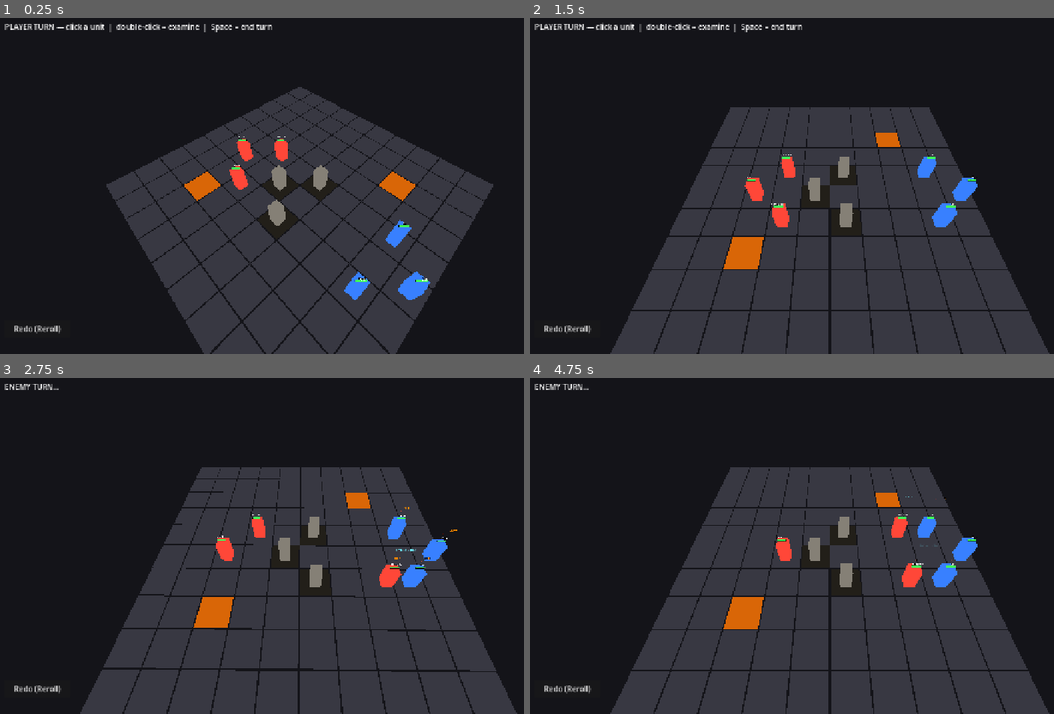
Above: before the commit, frames 1-4 (two rows, left to right).
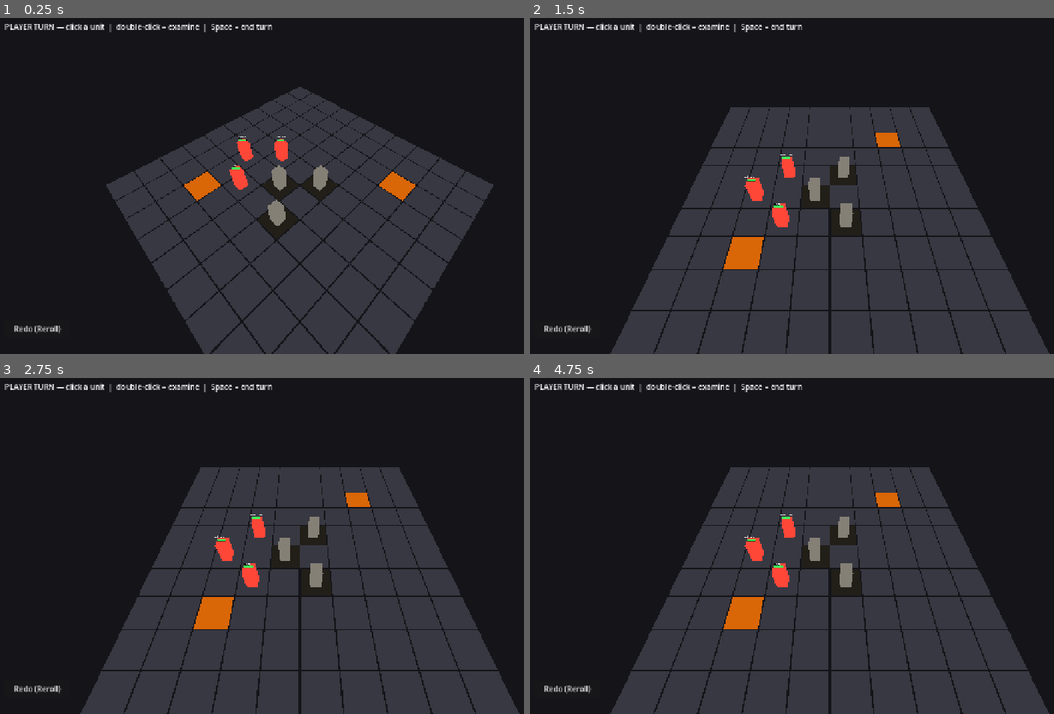
Above: after the commit, the same moments.

Repository: caleb-the-dev/RogueFinder
Game: Godot game, scene res://scenes/combat/CombatScene3D.tscn
The game is run twice, just before and just after one commit, with the same random seed, the same clock (stepped at 60 frames per second) and the same inputs. This scene is started directly instead of the project's main scene. The engine's default icon, where the game draws it, is replaced by a stand-in: a white triangle on a blue panel in a dark square.
Inputs (mouse positions are in pixels of both pictures, inside the frame that each line leads up to):
- Up to frame 1 (0.25 s): no input
- Up to frame 2 (1.5 s): click "Redo (Reroll)" at 0.5 s; tap A at 1.25 s; move the mouse to (959, 169) at 1.27 s; hold Right from 1.28 s (still down); tap Q at 1.35 s; click (959, 169) at 1.42 s
- Up to frame 3 (2.75 s): tap Space at 1.52 s; release Right at 2 s; click (262, 559) at 2 s, where only the run before the commit has a clickable "End Turn"
- Up to frame 4 (4.75 s): tap A at 2.75, 3.5, 4.25 s; drag from (708, 562) to (802, 613) at 2.77 s; move the mouse to (891, 472) at 3.52 s; hold Right 3.53-4.25 s; tap M at 3.6 s; drag from (802, 613) to (650, 495) at 4.27 s

The runs differ from the first frame. In frame 1, 0.7% of the frame differs, in the area x 44-83%, y 35-84%; in frame 2, 0.7%; in frame 3, 4.6%, in the area x 1-100%, y 1-100%; in frame 4, 2.3%.

Commit message:
feat(combat): Slice 3 — party-driven spawning, permadeath, and post-combat write-back
GameState.party now drives player unit spawning. Unit3D.setup() seeds from
current_hp/energy instead of max. _attr_snapshots records attribute baselines
and restores them at combat end (both win/defeat). Permadeath sets is_dead and
saves immediately. Victory writes hp/energy back to the party resource.

Co-Authored-By: Claude Sonnet 4.6 <noreply@anthropic.com>

Diff:
--- a/rogue-finder/scripts/combat/CombatManager3D.gd
+++ b/rogue-finder/scripts/combat/CombatManager3D.gd
@@ -44,6 +44,8 @@
 var _aoe_origin:     Vector2i           = Vector2i(-1, -1)  ## aimed cell for AoE abilities
 var _travel_effect:  EffectData         = null   ## stored while awaiting destination pick
 var _hovered_cell:   Vector2i           = Vector2i(-1, -1)  ## last cell under mouse (cone preview)
+
+var _attr_snapshots: Dictionary         = {}  ## per-unit attribute baseline; restored at combat end
 
 var _grid:           Grid3D             = null
 var _camera_rig:     CameraController   = null
@@ -100,31 +102,29 @@
 func _setup_units() -> void:
 	var unit_scene: PackedScene = preload("res://scenes/combat/Unit3D.tscn")
 
-	# --- Player unit 0: The RogueFinder (PC) ---
-	# Always uses the "RogueFinder" archetype with a fixed name. One per party.
-	var pc_cd: CombatantData = ArchetypeLibrary.create("RogueFinder", "Vael", true)
-	var pc: Unit3D = unit_scene.instantiate()
-	add_child(pc)
-	pc.setup(pc_cd, Vector2i(1, 3))
-	pc.global_position = _grid.grid_to_world(Vector2i(1, 3))
-	_grid.set_occupied(Vector2i(1, 3), pc)
-	pc.unit_died.connect(_on_unit_died)
-	_player_units.append(pc)
-
-	# --- Player units 1-2: Allies (random archetype, auto-named from flavor pool) ---
-	var ally_archetypes: Array[String] = ["archer_bandit", "grunt", "alchemist", "elite_guard"]
-	var ally_positions: Array[Vector2i] = [Vector2i(1, 5), Vector2i(0, 4)]
-	for pos in ally_positions:
-		var arch: String = ally_archetypes[randi() % ally_archetypes.size()]
-		# character_name="" + is_player=true → auto-named from the archetype's flavor pool
-		var cd: CombatantData = ArchetypeLibrary.create(arch, "", true)
+	# --- Player units — driven by GameState.party ---
+	# index 0 = PC, 1-2 = allies. Dead members are skipped so fewer than 3 may spawn.
+	var positions: Array[Vector2i] = [Vector2i(1, 3), Vector2i(1, 5), Vector2i(0, 4)]
+	var pos_idx: int = 0
+	for cd in GameState.party:
+		if cd.is_dead:
+			continue
 		var unit: Unit3D = unit_scene.instantiate()
 		add_child(unit)
-		unit.setup(cd, pos)
-		unit.global_position = _grid.grid_to_world(pos)
-		_grid.set_occupied(pos, unit)
+		unit.setup(cd, positions[pos_idx])
+		unit.global_position = _grid.grid_to_world(positions[pos_idx])
+		_grid.set_occupied(positions[pos_idx], unit)
 		unit.unit_died.connect(_on_unit_died)
 		_player_units.append(unit)
+		# Snapshot attributes so stat-delta mutations are rolled back at combat end
+		_attr_snapshots[unit] = {
+			"strength":  cd.strength,
+			"dexterity": cd.dexterity,
+			"cognition": cd.cognition,
+			"vitality":  cd.vitality,
+			"willpower": cd.willpower,
+		}
+		pos_idx += 1
 
 	# --- Enemy units ---
 	# character_name="" + is_player=false → empty; Unit3D shows archetype label above head.
@@ -660,7 +660,7 @@
 
 ## Applies a +/- delta to one of a unit's core attributes.
 ## Clamped to [0, 5] — the defined range for all attributes.
-## NOTE: stat changes are not currently reset at combat end; that is a future task.
+## Attribute mutations on player units are rolled back at combat end via _attr_snapshots.
 func _apply_stat_delta(unit: Unit3D, stat: int, delta: int) -> void:
 	match stat:
 		AbilityData.Attribute.STRENGTH:
@@ -1215,6 +1215,9 @@
 	if _info_bar_unit == unit:
 		_info_bar.hide_bar()
 		_info_bar_unit = null
+	if unit.data.is_player_unit:
+		unit.data.is_dead = true
+		GameState.save()
 	_check_win_lose()
 
 func _check_win_lose() -> void:
@@ -1241,6 +1244,22 @@
 	_action_menu.close()
 	_info_bar_unit = null
 	_update_status()
+	# Write back hp/energy for alive units and restore snapshotted attributes.
+	# Attributes are restored on both win and defeat — stat-delta mutations should
+	# never bleed into the next combat regardless of outcome.
+	for unit in _player_units:
+		var snap: Dictionary = _attr_snapshots.get(unit, {})
+		if not snap.is_empty():
+			unit.data.strength  = snap["strength"]
+			unit.data.dexterity = snap["dexterity"]
+			unit.data.cognition = snap["cognition"]
+			unit.data.vitality  = snap["vitality"]
+			unit.data.willpower = snap["willpower"]
+		if player_won and unit.is_alive:
+			unit.data.current_hp     = unit.current_hp
+			unit.data.current_energy = unit.current_energy
+	GameState.save()
+
 	if player_won:
 		_end_combat_screen.show_victory(RewardGenerator.roll(3))
 	else:
--- a/rogue-finder/scripts/combat/Unit3D.gd
+++ b/rogue-finder/scripts/combat/Unit3D.gd
@@ -112,8 +112,8 @@
 
 func setup(unit_data: CombatantData, pos: Vector2i) -> void:
 	data           = unit_data
-	current_hp     = data.hp_max
-	current_energy = data.energy_max
+	current_hp     = data.current_hp
+	current_energy = data.current_energy
 	grid_pos       = pos
 	is_alive       = true
 	remaining_move = data.speed
Not shown, changed: docs/map_directories/combat_manager.md
Not shown, changed: docs/map_directories/combatant_data.md
